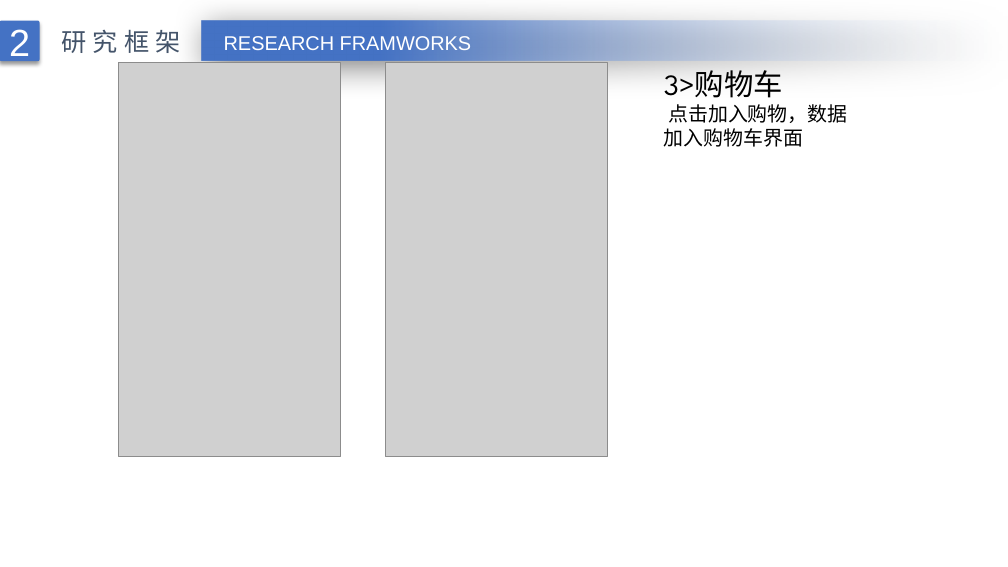
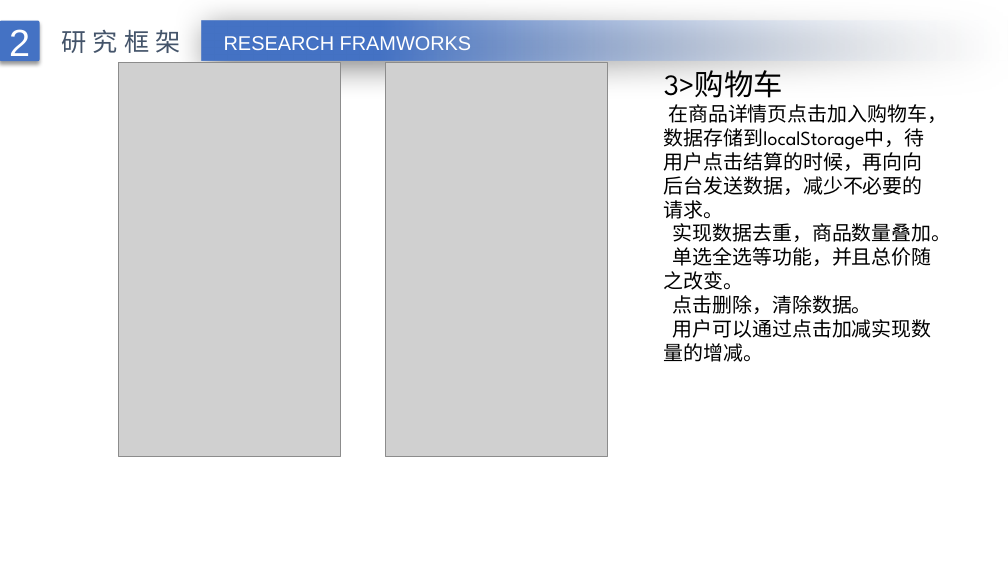
Before and after one commit to liujianhang1314/youGou, a slide deck: slide 11 of 刘建行.pptx (slide 10 before the commit). Drawn at 1008x567 pixels with LibreOffice and Linux fonts; fonts in the diff are those of the drawing; grey boxes stand for pictures; background and template pictures are left out. Boxes give left, top, right and bottom in pixels: in the first picture for what was removed or moved away, otherwise in the second. Text is boxed around its words. In the diff, an @@ line names an element or a change of style, - is before the commit and + after.

```diff
--- a/刘建行.pptx
+++ b/刘建行.pptx
@@ text at <box>664,104,952,362</box>: text changed @@
-点击加入购物，数据加入购物车界面
+在商品详情页点击加入购物车，
+数据存储到localStorage中，待用户点击结算的时候，再向向后台发送数据，减少不必要的请求。
+实现数据去重，商品数量叠加。
+单选全选等功能，并且总价随之改变。
+点击删除，清除数据。
+用户可以通过点击加减实现数量的增减。
```
Also in this commit, not shown: 6 other slides changed, 5 slides added, 2 slides removed, 19 other files.
